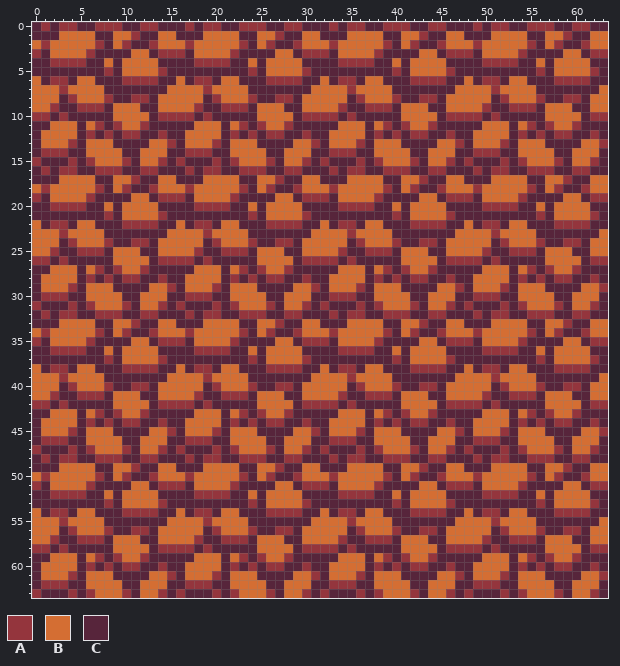
Edited in one commit: pixel-art file (Assets/Graphics/Sprites/DirtRoad.aseprite). The picture above is the old version.
64x64 pixels, 1 frame.
Palette (. is transparent): A #94353d  B #d46e33  C #57253b
Pixels before, first column x 0:
 0 CACAACCAAACCAACCCACAACCAAACCAACCCACAACCAAACCAACCCACAACCAAACCAACC
 1 CCCBBBBCCBBACCBBCCCBBBBCCBBACCBBCCCBBBBCCBBACCBBCCCBBBBCCBBACCBB
 2 BABBBBBACBACCABBBABBBBBACBACCABBBABBBBBACBACCABBBABBBBBACBACCABB
 3 ACBBBBACCCCBBCAAACBBBBACCCCBBCAAACBBBBACCCCBBCAAACBBBBACCCCBBCAA
 4 CCAAAACCBCBBBBCCCCAAAACCBCBBBBCCCCAAAACCBCBBBBCCCCAAAACCBCBBBBCC
 5 CCCCCCCCACBBBBACCCCCCCCCACBBBBACCCCCCCCCACBBBBACCCCCCCCCACBBBBAC
 6 BCAACBBCCCAAAACCBCAACBBCCCAAAACCBCAACBBCCCAAAACCBCAACBBCCCAAAACC
 7 BBBABBBBCCCCCCCBBBBABBBBCCCCCCCBBBBABBBBCCCCCCCBBBBABBBBCCCCCCCB
 8 BBBCABBBACCAACBBBBBCABBBACCAACBBBBBCABBBACCAACBBBBBCABBBACCAACBB
 9 BBACCAAACBBBCCBBBBACCAAACBBBCCBBBBACCAAACBBBCCBBBBACCAAACBBBCCBB
10 AACACCCCCBBBBCAAAACACCCCCBBBBCAAAACACCCCCBBBBCAAAACACCCCCBBBBCAA
11 CCBBBCBACABBACCCCCBBBCBACABBACCCCCBBBCBACABBACCCCCBBBCBACABBACCC
12 CBBBBCACACAACCACCBBBBCACACAACCACCBBBBCACACAACCACCBBBBCACACAACCAC
13 CBBBACBBBCCCCBBACBBBACBBBCCCCBBACBBBACBBBCCCCBBACBBBACBBBCCCCBBA
14 CAAACCBBBBCCBBBCCAAACCBBBBCCBBBCCAAACCBBBBCCBBBCCAAACCBBBBCCBBBC
15 ACCCACABBBACBBACACCCACABBBACBBACACCCACABBBACBBACACCCACABBBACBBAC
16 CACAACCAAACCAACCCACAACCAAACCAACCCACAACCAAACCAACCCACAACCAAACCAACC
17 CCCBBBBCCBBACCBBCCCBBBBCCBBACCBBCCCBBBBCCBBACCBBCCCBBBBCCBBACCBB
18 BABBBBBACBACCABBBABBBBBACBACCABBBABBBBBACBACCABBBABBBBBACBACCABB
19 ACBBBBACCCCBBCAAACBBBBACCCCBBCAAACBBBBACCCCBBCAAACBBBBACCCCBBCAA
20 CCAAAACCBCBBBBCCCCAAAACCBCBBBBCCCCAAAACCBCBBBBCCCCAAAACCBCBBBBCC
21 CCCCCCCCACBBBBACCCCCCCCCACBBBBACCCCCCCCCACBBBBACCCCCCCCCACBBBBAC
22 BCAACBBCCCAAAACCBCAACBBCCCAAAACCBCAACBBCCCAAAACCBCAACBBCCCAAAACC
23 BBBABBBBCCCCCCCBBBBABBBBCCCCCCCBBBBABBBBCCCCCCCBBBBABBBBCCCCCCCB
24 BBBCABBBACCAACBBBBBCABBBACCAACBBBBBCABBBACCAACBBBBBCABBBACCAACBB
25 BBACCAAACBBBCCBBBBACCAAACBBBCCBBBBACCAAACBBBCCBBBBACCAAACBBBCCBB
26 AACACCCCCBBBBCAAAACACCCCCBBBBCAAAACACCCCCBBBBCAAAACACCCCCBBBBCAA
27 CCBBBCBACABBACCCCCBBBCBACABBACCCCCBBBCBACABBACCCCCBBBCBACABBACCC
28 CBBBBCACACAACCACCBBBBCACACAACCACCBBBBCACACAACCACCBBBBCACACAACCAC
29 CBBBACBBBCCCCBBACBBBACBBBCCCCBBACBBBACBBBCCCCBBACBBBACBBBCCCCBBA
30 CAAACCBBBBCCBBBCCAAACCBBBBCCBBBCCAAACCBBBBCCBBBCCAAACCBBBBCCBBBC
31 ACCCACABBBACBBACACCCACABBBACBBACACCCACABBBACBBACACCCACABBBACBBAC
32 CACAACCAAACCAACCCACAACCAAACCAACCCACAACCAAACCAACCCACAACCAAACCAACC
33 CCCBBBBCCBBACCBBCCCBBBBCCBBACCBBCCCBBBBCCBBACCBBCCCBBBBCCBBACCBB
34 BABBBBBACBACCABBBABBBBBACBACCABBBABBBBBACBACCABBBABBBBBACBACCABB
35 ACBBBBACCCCBBCAAACBBBBACCCCBBCAAACBBBBACCCCBBCAAACBBBBACCCCBBCAA
36 CCAAAACCBCBBBBCCCCAAAACCBCBBBBCCCCAAAACCBCBBBBCCCCAAAACCBCBBBBCC
37 CCCCCCCCACBBBBACCCCCCCCCACBBBBACCCCCCCCCACBBBBACCCCCCCCCACBBBBAC
38 BCAACBBCCCAAAACCBCAACBBCCCAAAACCBCAACBBCCCAAAACCBCAACBBCCCAAAACC
39 BBBABBBBCCCCCCCBBBBABBBBCCCCCCCBBBBABBBBCCCCCCCBBBBABBBBCCCCCCCB
40 BBBCABBBACCAACBBBBBCABBBACCAACBBBBBCABBBACCAACBBBBBCABBBACCAACBB
41 BBACCAAACBBBCCBBBBACCAAACBBBCCBBBBACCAAACBBBCCBBBBACCAAACBBBCCBB
42 AACACCCCCBBBBCAAAACACCCCCBBBBCAAAACACCCCCBBBBCAAAACACCCCCBBBBCAA
43 CCBBBCBACABBACCCCCBBBCBACABBACCCCCBBBCBACABBACCCCCBBBCBACABBACCC
44 CBBBBCACACAACCACCBBBBCACACAACCACCBBBBCACACAACCACCBBBBCACACAACCAC
45 CBBBACBBBCCCCBBACBBBACBBBCCCCBBACBBBACBBBCCCCBBACBBBACBBBCCCCBBA
46 CAAACCBBBBCCBBBCCAAACCBBBBCCBBBCCAAACCBBBBCCBBBCCAAACCBBBBCCBBBC
47 ACCCACABBBACBBACACCCACABBBACBBACACCCACABBBACBBACACCCACABBBACBBAC
48 CACAACCAAACCAACCCACAACCAAACCAACCCACAACCAAACCAACCCACAACCAAACCAACC
49 CCCBBBBCCBBACCBBCCCBBBBCCBBACCBBCCCBBBBCCBBACCBBCCCBBBBCCBBACCBB
50 BABBBBBACBACCABBBABBBBBACBACCABBBABBBBBACBACCABBBABBBBBACBACCABB
51 ACBBBBACCCCBBCAAACBBBBACCCCBBCAAACBBBBACCCCBBCAAACBBBBACCCCBBCAA
52 CCAAAACCBCBBBBCCCCAAAACCBCBBBBCCCCAAAACCBCBBBBCCCCAAAACCBCBBBBCC
53 CCCCCCCCACBBBBACCCCCCCCCACBBBBACCCCCCCCCACBBBBACCCCCCCCCACBBBBAC
54 BCAACBBCCCAAAACCBCAACBBCCCAAAACCBCAACBBCCCAAAACCBCAACBBCCCAAAACC
55 BBBABBBBCCCCCCCBBBBABBBBCCCCCCCBBBBABBBBCCCCCCCBBBBABBBBCCCCCCCB
56 BBBCABBBACCAACBBBBBCABBBACCAACBBBBBCABBBACCAACBBBBBCABBBACCAACBB
57 BBACCAAACBBBCCBBBBACCAAACBBBCCBBBBACCAAACBBBCCBBBBACCAAACBBBCCBB
58 AACACCCCCBBBBCAAAACACCCCCBBBBCAAAACACCCCCBBBBCAAAACACCCCCBBBBCAA
59 CCBBBCBACABBACCCCCBBBCBACABBACCCCCBBBCBACABBACCCCCBBBCBACABBACCC
60 CBBBBCACACAACCACCBBBBCACACAACCACCBBBBCACACAACCACCBBBBCACACAACCAC
61 CBBBACBBBCCCCBBACBBBACBBBCCCCBBACBBBACBBBCCCCBBACBBBACBBBCCCCBBA
62 CAAACCBBBBCCBBBCCAAACCBBBBCCBBBCCAAACCBBBBCCBBBCCAAACCBBBBCCBBBC
63 ACCCACABBBACBBACACCCACABBBACBBACACCCACABBBACBBACACCCACABBBACBBAC
After the commit:
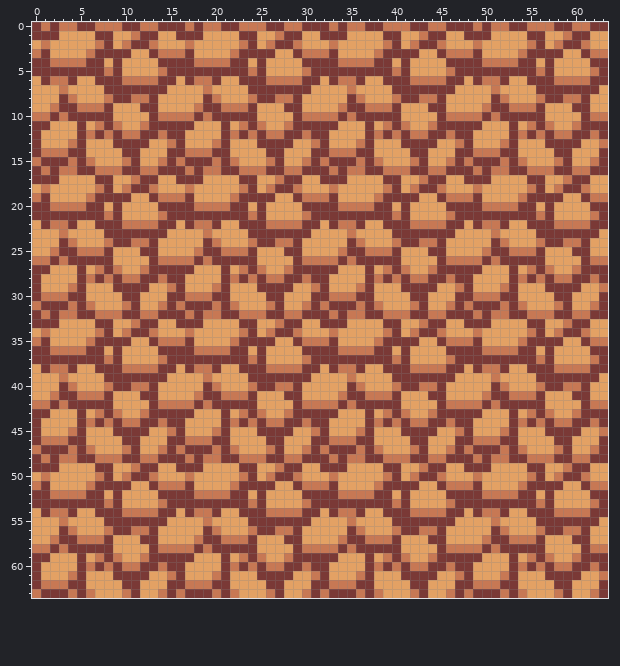
Diff:
Colour A changes from #94353d to #c77854.
Colour B changes from #d46e33 to #e3a164.
Colour C changes from #57253b to #7a3936.
